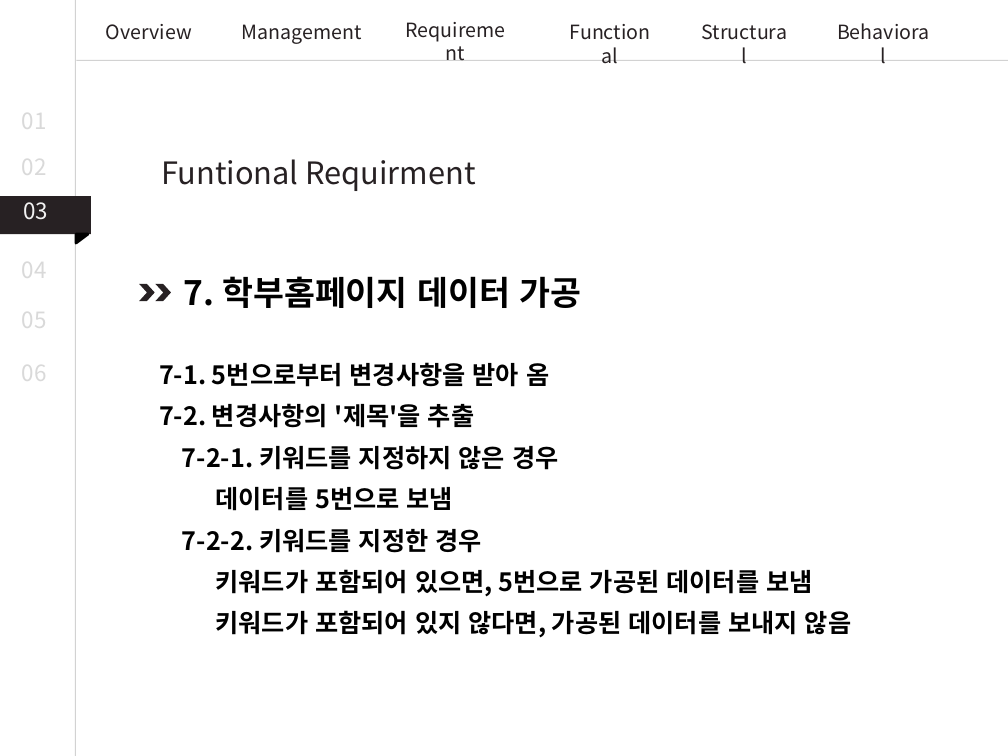
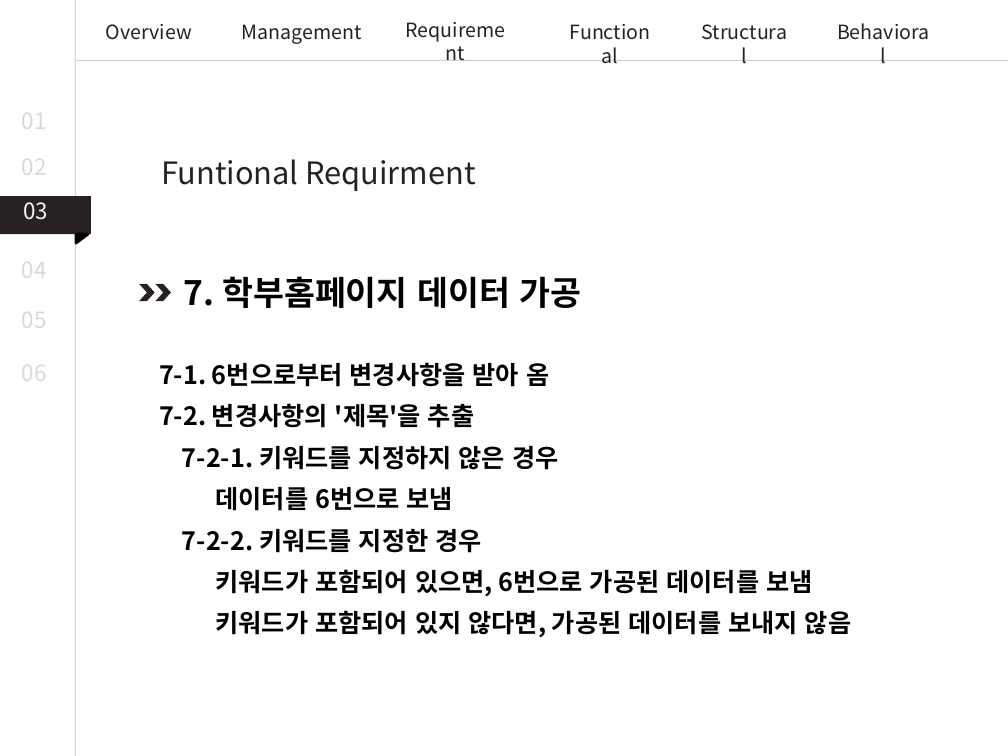
Before and after one commit to JoDongHyuen/KNUSD-20202-Team1, a slide deck: slide 13 of 11월 9일 회의내용/시스템 상세설계.pptx. Drawn at 1008x756 pixels with LibreOffice and Linux fonts; fonts in the diff are those of the drawing. Boxes give left, top, right and bottom in pixels: in the first picture for what was removed or moved away, otherwise in the second. Text is boxed around its words. In the diff, an @@ line names an element or a change of style, - is before the commit and + after.

```diff
--- a/11월 9일 회의내용/시스템 상세설계.pptx
+++ b/11월 9일 회의내용/시스템 상세설계.pptx
@@ text at (159, 362, 549, 387): text changed @@
-7-1. 5번으로부터 변경사항을 받아 옴
+7-1. 6번으로부터 변경사항을 받아 옴
@@ text at (215, 487, 453, 511): text changed @@
-데이터를 5번으로 보냄
+데이터를 6번으로 보냄
@@ text at (215, 569, 812, 597): text changed @@
-키워드가 포함되어 있으면, 5번으로 가공된 데이터를 보냄
+키워드가 포함되어 있으면, 6번으로 가공된 데이터를 보냄
```
Also in this commit, not shown: 24 other slides changed, 3 slides added.
